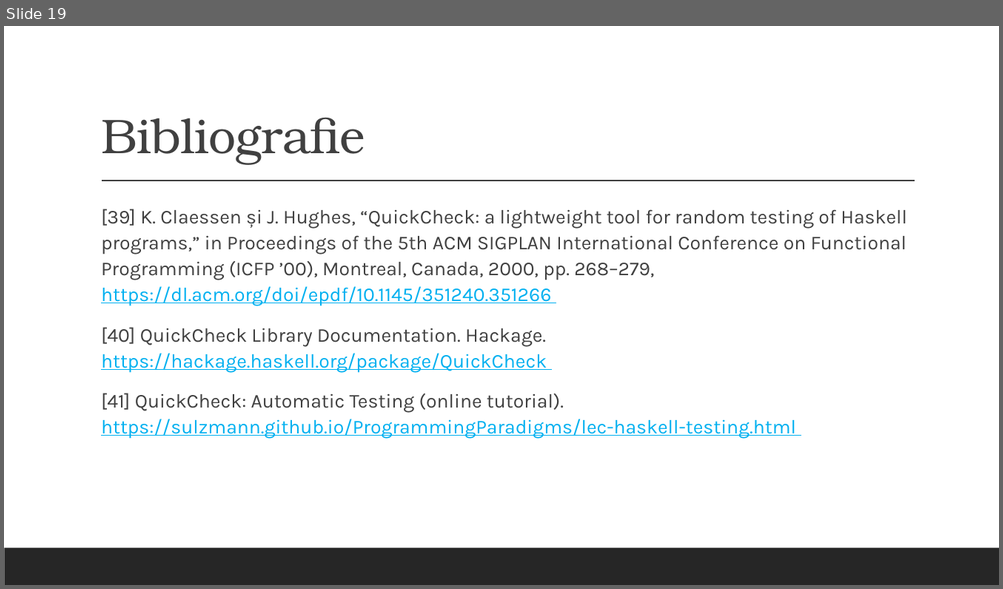
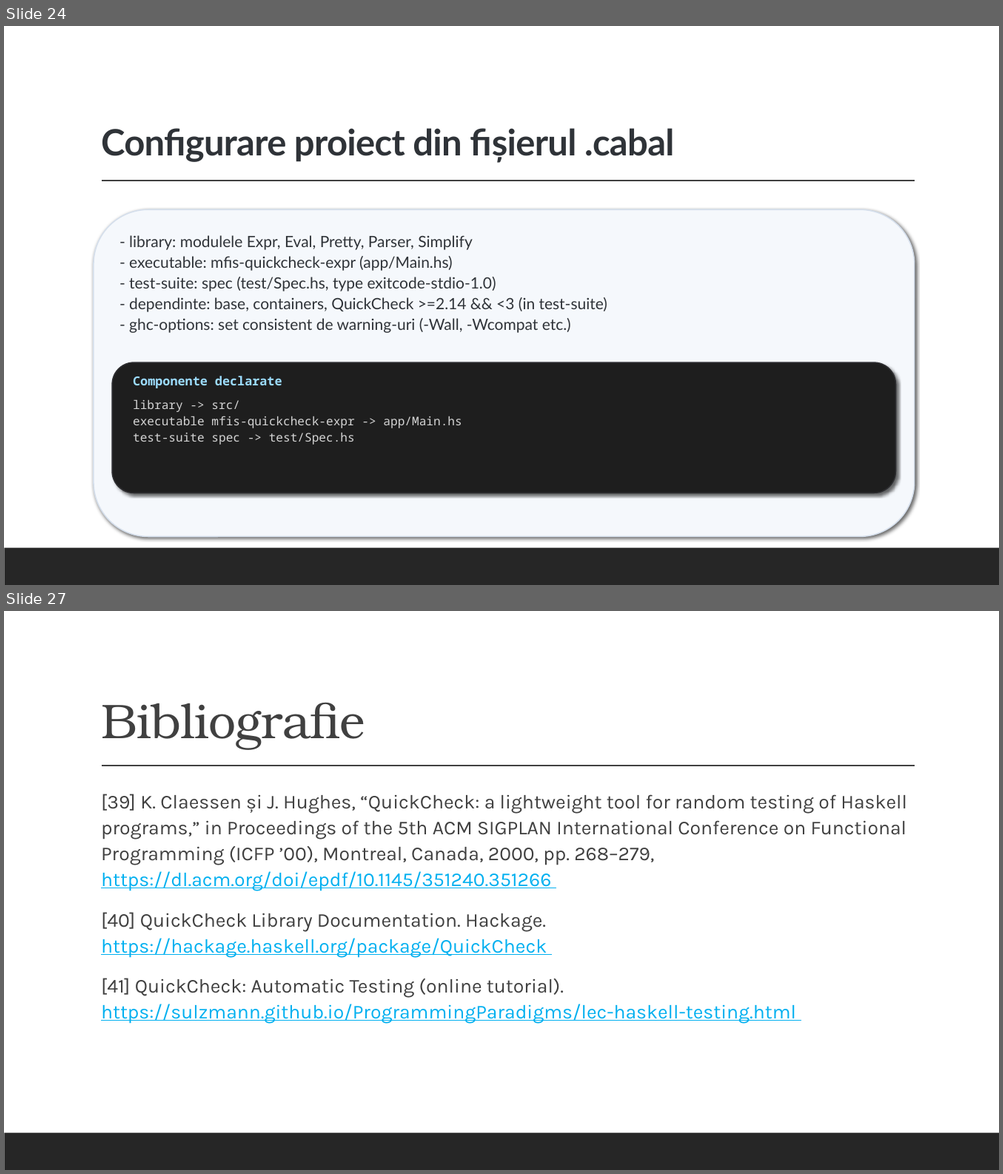
Before and after one commit to alexandrunite/MFIS_Project, a slide deck: Testarea property-based folosind QuickCheck.pptx. Shown one above the other, each under a label of ours: slide 19 before the commit, slides 24 and 27 after it; the slides between them are not shown. The pictures are 1003x589 and 1003x1174 pixels, drawn with LibreOffice and Linux fonts; fonts in the diff are those of the drawing. Boxes give left, top, right and bottom in pixels: in the first picture for what was removed or moved away, otherwise in the second. Text is boxed around its words. In the diff, an @@ line names an element or a change of style, - is before the commit and + after.

```diff
--- a/Testarea property-based folosind QuickCheck.pptx
+++ b/Testarea property-based folosind QuickCheck.pptx
@@ slide 24 added at [4,26,999,585], background #FFFFFF; not listed: 2 template elements that a slide beside it also shows @@
@@ title added at [101,128,674,163], 35 pt, text #2F3338, bold @@
+Configurare proiect din fișierul .cabal
@@ rounded rectangle added at [94,210,914,537], fill #F5F8FC, outline #D5DFEC 1.1 pt @@
@@ text added at [129,235,607,333], 15 pt, text #2F3338 @@
+- library: modulele Expr, Eval, Pretty, Parser, Simplify
+- executable: mfis-quickcheck-expr (app/Main.hs)
+- test-suite: spec (test/Spec.hs, type exitcode-stdio-1.0)
+- dependinte: base, containers, QuickCheck >=2.14 && <3 (in test-suite)
+- ghc-options: set consistent de warning-uri (-Wall, -Wcompat etc.)
@@ rounded rectangle added at [112,363,896,493], fill #1E1E1E, outline #2D2D30 1.1 pt @@
@@ text added at [133,376,282,389], 12 pt, text #9CDCFE, bold @@
+Componente declarate
@@ text added at [133,400,461,445], 11.5 pt, text #D4D4D4 @@
+library -> src/
+executable mfis-quickcheck-expr -> app/Main.hs
+test-suite spec -> test/Spec.hs
@@ what was slide 19 is now slide 27 @@
```
Also in this commit, not shown: 2 slides changed, 7 other slides added, 1 other file.
